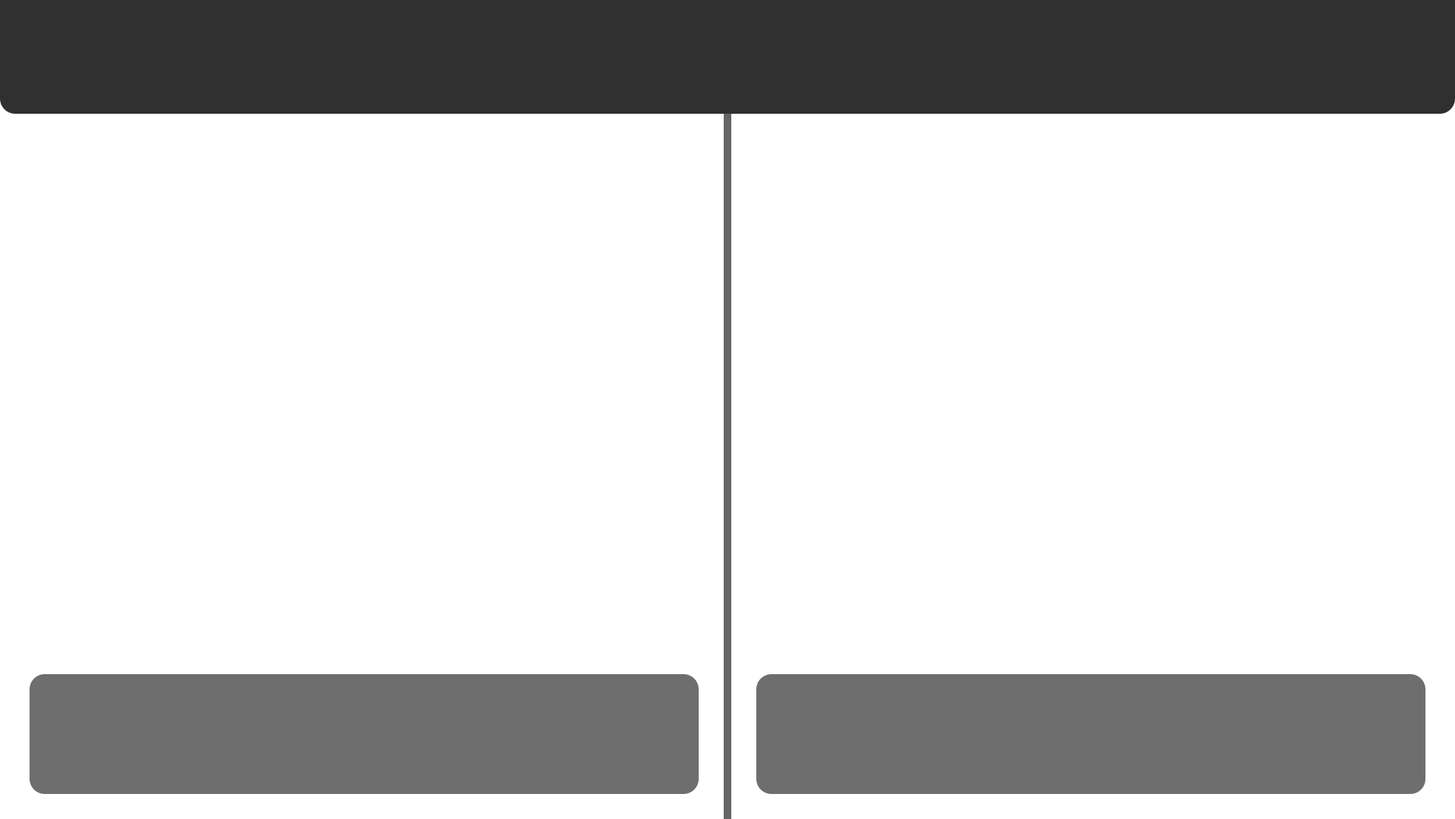
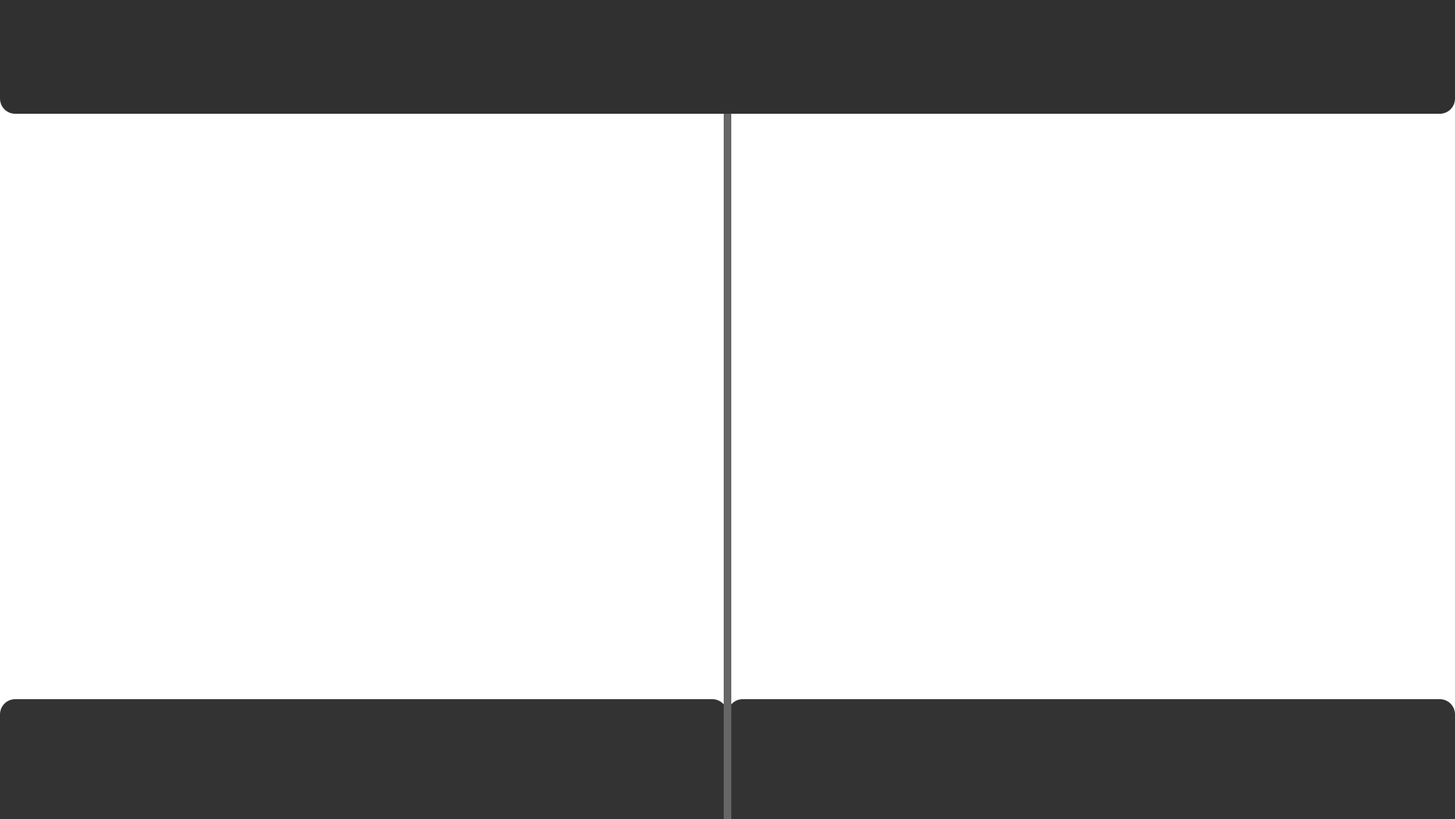
Layers edited between the first and the second 1455 x 819 image:
removed layer "Rectangle arrondi 1" (1st of 2) (was 70%) over box(756, 673, 1426, 794)
removed layer "Rectangle arrondi 1" (2nd of 2) (was 70%) over box(29, 673, 699, 794)
added group "Groupe 1" with 2 layers above "foreground" over box(0, 698, 1455, 819)
added layer "Rectangle arrondi 4" in group "Groupe 1" over box(731, 698, 1455, 819)
added layer "Rectangle arrondi 3" in group "Groupe 1" over box(0, 698, 724, 819)
